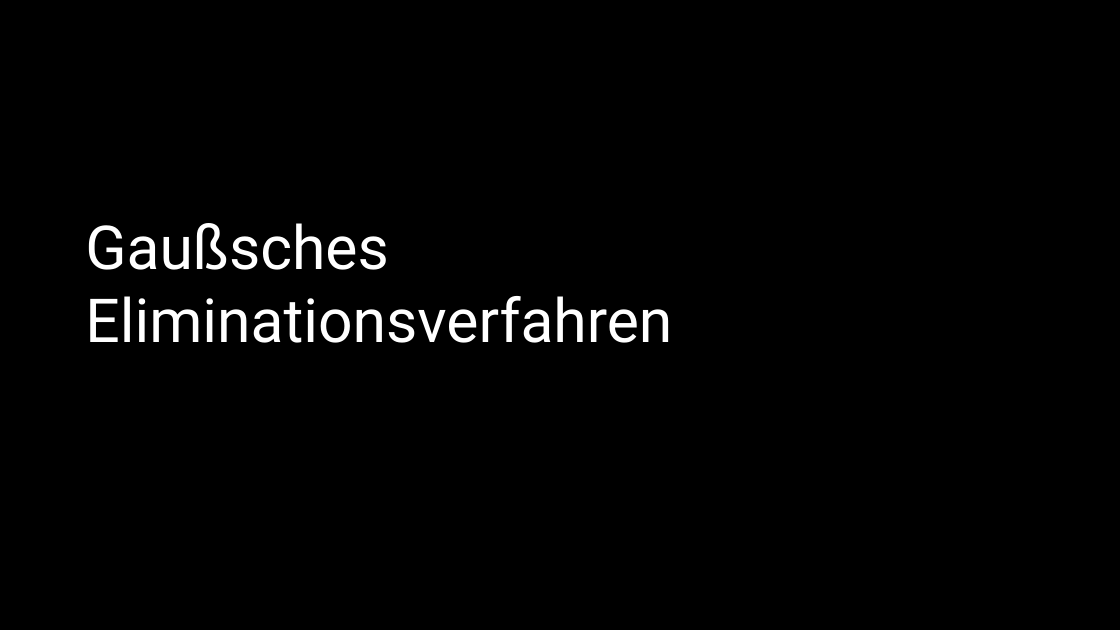
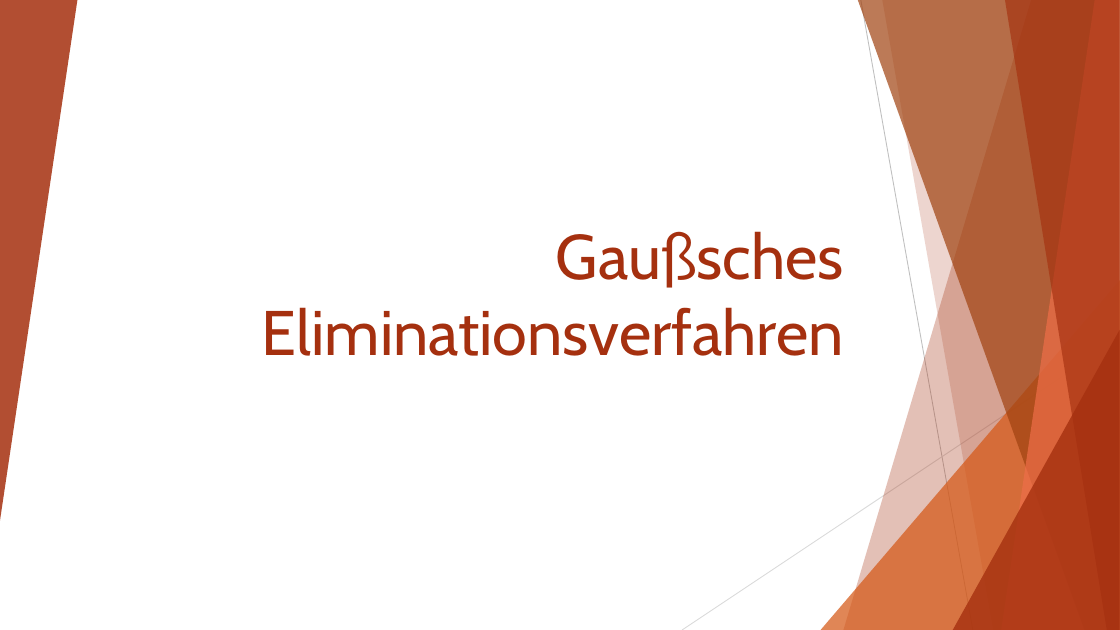
Before and after one commit to Zwilli/Numerik_und_Logik, a slide deck: slide 1 of Ortner/Gaußsches Eliminationsverfahren.pptx. Drawn at 1120x630 pixels with LibreOffice and Linux fonts; fonts in the diff are those of the drawing; background and template pictures are left out; a plain dark background stands for a picture behind light text. Boxes give left, top, right and bottom in pixels: in the first picture for what was removed or moved away, otherwise in the second. Text is boxed around its words. In the diff, an @@ line names an element or a change of style, - is before the commit and + after.

```diff
--- a/Ortner/Gaußsches Eliminationsverfahren.pptx
+++ b/Ortner/Gaußsches Eliminationsverfahren.pptx
@@ background picture (left out) to #FFFFFF @@
@@ rectangle removed at (x1=0, y1=0, x2=1120, y2=630) @@
@@ group added at (x1=0, y1=0, x2=1120, y2=630): 5 freeform shapes, 3 triangles, 2 lines @@
@@ title "Gaußsches Eliminationsverfahren" moved from (x1=85, y1=223, x2=672, y2=343) to (x1=262, y1=231, x2=844, y2=356) @@
@@ title "Gaußsches Eliminationsverfahren" at (x1=262, y1=231, x2=844, y2=356): size 52 to 54 pt, font Roboto to Cabin, text colour #FFFFFF to #A5300F; alignment left to right @@
```
Also in this commit, not shown: 4 slides added, 1 slide removed, 1 other file.
